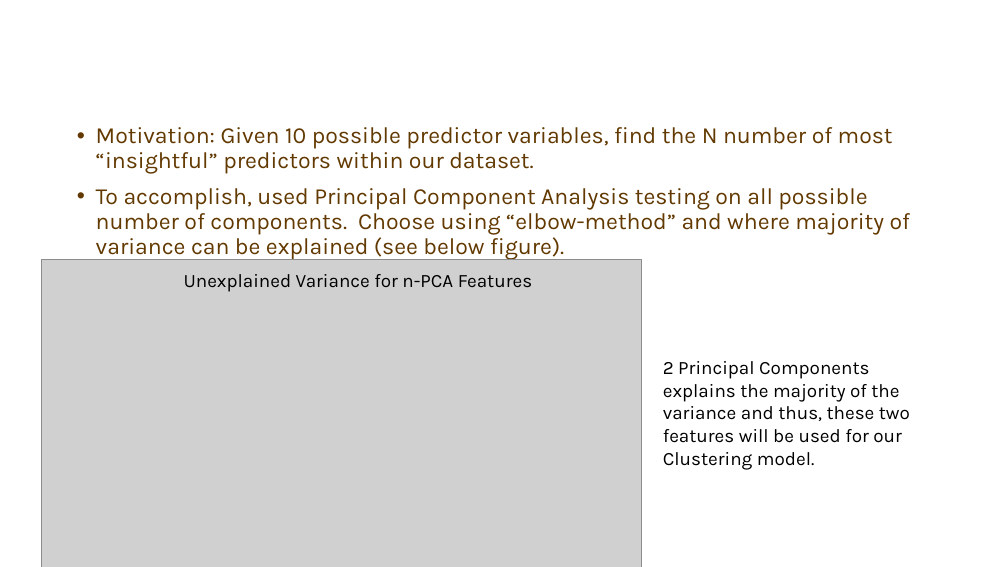
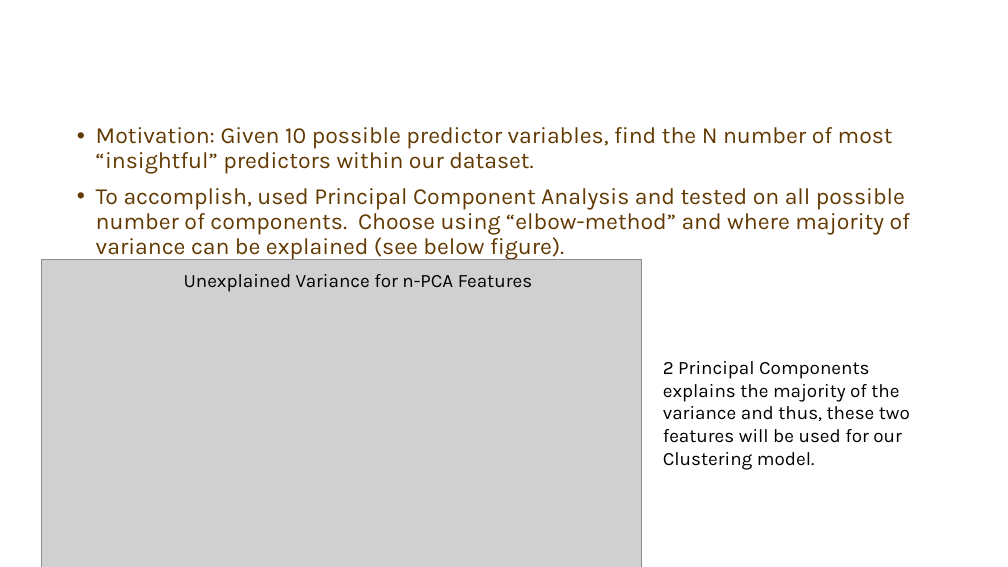
Before and after one commit to thegarrickchu/Springboard-Bitcoin_Digital_Gold_Rush-Capstone-1-Project-, a slide deck: slide 19 of Capstone_Project_1_Deck_v2.pptx. Drawn at 1008x567 pixels with LibreOffice and Linux fonts; fonts in the diff are those of the drawing; grey boxes stand for pictures; background and template pictures are left out. Boxes give left, top, right and bottom in pixels: in the first picture for what was removed or moved away, otherwise in the second. Text is boxed around its words. In the diff, an @@ line names an element or a change of style, - is before the commit and + after.

```diff
--- a/Capstone_Project_1_Deck_v2.pptx
+++ b/Capstone_Project_1_Deck_v2.pptx
@@ text at [96,188,910,259]: text changed @@
-• To accomplish, used Principal Component Analysis testing on all possible number of components. Choose using “elbow-method” and where majority of variance can be explained (see below figure).
+• To accomplish, used Principal Component Analysis and tested on all possible number of components. Choose using “elbow-method” and where majority of variance can be explained (see below figure).
```
Also in this commit, not shown: 6 other slides changed, 1 other file.
